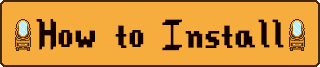
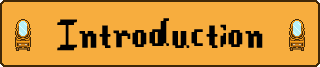
Revision of a layered 320×67 image; what changed, layer by layer:
showed "Introduction" over [57, 18, 263, 51]
hid "How to Install" over [36, 19, 284, 51]
